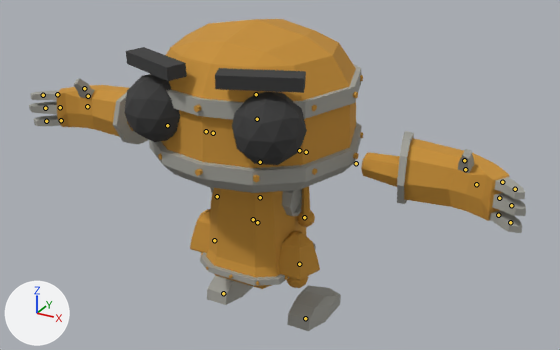
The glTF model assets3d/clash.glb as it was, and as the next commit left it.
The view is the same before and after, from a 50 mm camera at (-243.2, 18.5, -256.0) aimed at (-247.3, 25.9, -259.8). The lights are fixed; the arrows at lower left show +X, +Y and +Z. The picture after the commit comes second. The bones that change, and the others that lie on the model, are drawn over the model as lines.

The first picture shows 'Foot.L', 'Foot.R', 'Hand.L', 'Hand.R', 'Head', 'Leg.L', 'LowerLeg.L', 'LowerLeg.R', 'Torso'.
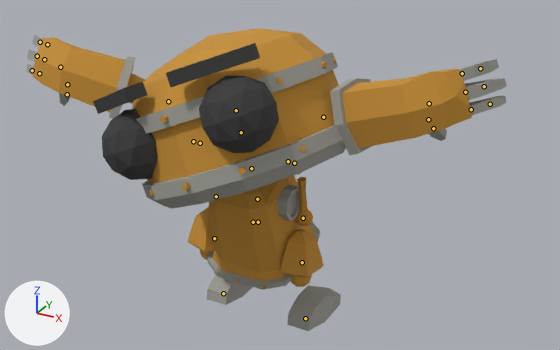
The newer file adds an action. The first version stands in its rest pose; the second is drawn at frame 27 of the action 'robot|Dance'.

Boxes [x1, y1, x2, y2] around the edits, measured in the pictures (560 x 350 px):
```json
{"object": "Head", "change": "posed", "before": [124, 19, 363, 193], "after": [93, 28, 346, 209]}
{"object": "Hand.L", "change": "posed", "before": [361, 131, 526, 233], "after": [330, 59, 507, 155], "on screen": "7% wider"}
{"object": "Torso", "change": "posed", "before": [200, 187, 316, 289], "after": [207, 176, 320, 290]}
{"object": "Hand.R", "change": "posed", "before": [29, 78, 149, 144], "after": [26, 35, 145, 119], "on screen": "27% taller"}
{"object": "LowerLeg.L", "change": "posed", "before": [279, 231, 320, 288], "after": [280, 229, 324, 287]}
{"object": "LowerLeg.R", "change": "posed", "before": [190, 209, 211, 253], "after": [187, 207, 215, 260]}
{"object": "Leg.L", "change": "posed", "before": [297, 186, 315, 227], "after": [295, 177, 313, 226]}
{"bone": "Body", "before": "(253, 219) to (253, 219)", "after": "(253, 222) to (253, 221)"}
{"bone": "Head", "before": "(256, 94) to (256, 94)", "after": "(236, 110) to (236, 110)"}
{"bone": "UpperArm.L", "before": "(306, 152) to (306, 152)", "after": "(294, 163) to (295, 162)"}
{"bone": "LowerArm.L", "before": "(356, 163) to (357, 164)", "after": "(323, 117) to (324, 116)"}
{"bone": "UpperArm.R", "before": "(206, 131) to (206, 131)", "after": "(193, 141) to (193, 141)"}
{"bone": "LowerArm.R", "before": "(167, 125) to (166, 125)", "after": "(168, 101) to (167, 101)"}
{"bone": "UpperLeg.L", "before": "(304, 217) to (304, 218)", "after": "(303, 218) to (303, 218)"}
{"bone": "LowerLeg.L", "before": "(299, 264) to (300, 264)", "after": "(302, 262) to (302, 263)"}
{"bone": "UpperLeg.R", "before": "(217, 196) to (217, 197)", "after": "(216, 196) to (215, 197)"}
{"bone": "LowerLeg.R", "before": "(214, 240) to (214, 241)", "after": "(214, 238) to (214, 239)"}
```

Edits to the scene script, one JSON object a line:
```json
{"block": "bone_body", "where": "bone_body = bpy.data.objects['RobotArmature'].pose.bones['Body']  # child of 'Bone'"}
{"op": "set", "path": "bone_body.location", "old": "(0.0, 0.0, 0.0)", "new": "(0.0, -0.0003, 0.0)"}
{"op": "set", "path": "bone_body.rotation_quaternion", "old": "(1.0, 0.0, 0.0, 0.0)", "new": "(0.99, 0.142, 0.0, 0.0)", "note": "degrees (0, 0, 0) -> degrees (16, 0, 0)"}
{"block": "bone_head", "where": "bone_head = bpy.data.objects['RobotArmature'].pose.bones['Head']  # child of 'Neck'"}
{"op": "set", "path": "bone_head.rotation_quaternion", "old": "(1.0, 0.0, 0.0, 0.0)", "new": "(0.964, -0.173, 0.029, 0.201)", "note": "degrees (0, 0, 0) -> degrees (-19, 7, 22)"}
{"block": "bone_upperarm_l", "where": "bone_upperarm_l = bpy.data.objects['RobotArmature'].pose.bones['UpperArm.L']  # child of 'Shoulder.L'"}
{"op": "set", "path": "bone_upperarm_l.rotation_quaternion", "old": "(1.0, 0.0, 0.0, 0.0)", "new": "(0.834, 0.515, -0.122, 0.156)", "note": "degrees (0, 0, 0) -> degrees (62, -21, 8)"}
{"block": "bone_lowerarm_l", "where": "bone_lowerarm_l = bpy.data.objects['RobotArmature'].pose.bones['LowerArm.L']  # child of 'UpperArm.L'"}
{"op": "set", "path": "bone_lowerarm_l.rotation_quaternion", "old": "(1.0, 0.0, 0.0, 0.0)", "new": "(0.006, 0.228, 0.898, -0.376)", "note": "degrees (0, 0, 0) -> degrees (43, 170, -24)"}
{"block": "bone_upperarm_r", "where": "bone_upperarm_r = bpy.data.objects['RobotArmature'].pose.bones['UpperArm.R']  # child of 'Shoulder.R'"}
{"op": "set", "path": "bone_upperarm_r.rotation_quaternion", "old": "(1.0, 0.0, 0.0, 0.0)", "new": "(0.85, 0.504, 0.096, 0.116)", "note": "degrees (0, 0, 0) -> degrees (62, 3, 17)"}
{"block": "bone_lowerarm_r", "where": "bone_lowerarm_r = bpy.data.objects['RobotArmature'].pose.bones['LowerArm.R']  # child of 'UpperArm.R'"}
{"op": "set", "path": "bone_lowerarm_r.rotation_quaternion", "old": "(1.0, 0.0, 0.0, 0.0)", "new": "(0.22, -0.017, -0.888, 0.402)", "note": "degrees (0, 0, 0) -> degrees (51, -158, -13)"}
{"block": "bone_upperleg_l", "where": "bone_upperleg_l = bpy.data.objects['RobotArmature'].pose.bones['UpperLeg.L']  # child of 'Body'"}
{"op": "set", "path": "bone_upperleg_l.rotation_quaternion", "old": "(1.0, 0.0, 0.0, 0.0)", "new": "(0.992, -0.086, -0.087, -0.005)", "note": "degrees (0, 0, 0) -> degrees (-10, -10, 0)"}
{"block": "bone_lowerleg_l", "where": "bone_lowerleg_l = bpy.data.objects['RobotArmature'].pose.bones['LowerLeg.L']  # child of 'UpperLeg.L'"}
{"op": "set", "path": "bone_lowerleg_l.rotation_quaternion", "old": "(1.0, 0.0, 0.0, 0.0)", "new": "(0.997, -0.078, 0.0, 0.0)", "note": "degrees (0, 0, 0) -> degrees (-9, 0, 0)"}
{"block": "bone_upperleg_r", "where": "bone_upperleg_r = bpy.data.objects['RobotArmature'].pose.bones['UpperLeg.R']  # child of 'Body'"}
{"op": "set", "path": "bone_upperleg_r.rotation_quaternion", "old": "(1.0, 0.0, 0.0, 0.0)", "new": "(0.986, -0.084, 0.142, 0.005)", "note": "degrees (0, 0, 0) -> degrees (-10, 16, -1)"}
{"block": "bone_lowerleg_r", "where": "bone_lowerleg_r = bpy.data.objects['RobotArmature'].pose.bones['LowerLeg.R']  # child of 'UpperLeg.R'"}
{"op": "set", "path": "bone_lowerleg_r.rotation_quaternion", "old": "(1.0, 0.0, 0.0, 0.0)", "new": "(0.997, -0.078, 0.0, 0.0)", "note": "degrees (0, 0, 0) -> degrees (-9, 0, 0)"}
```
